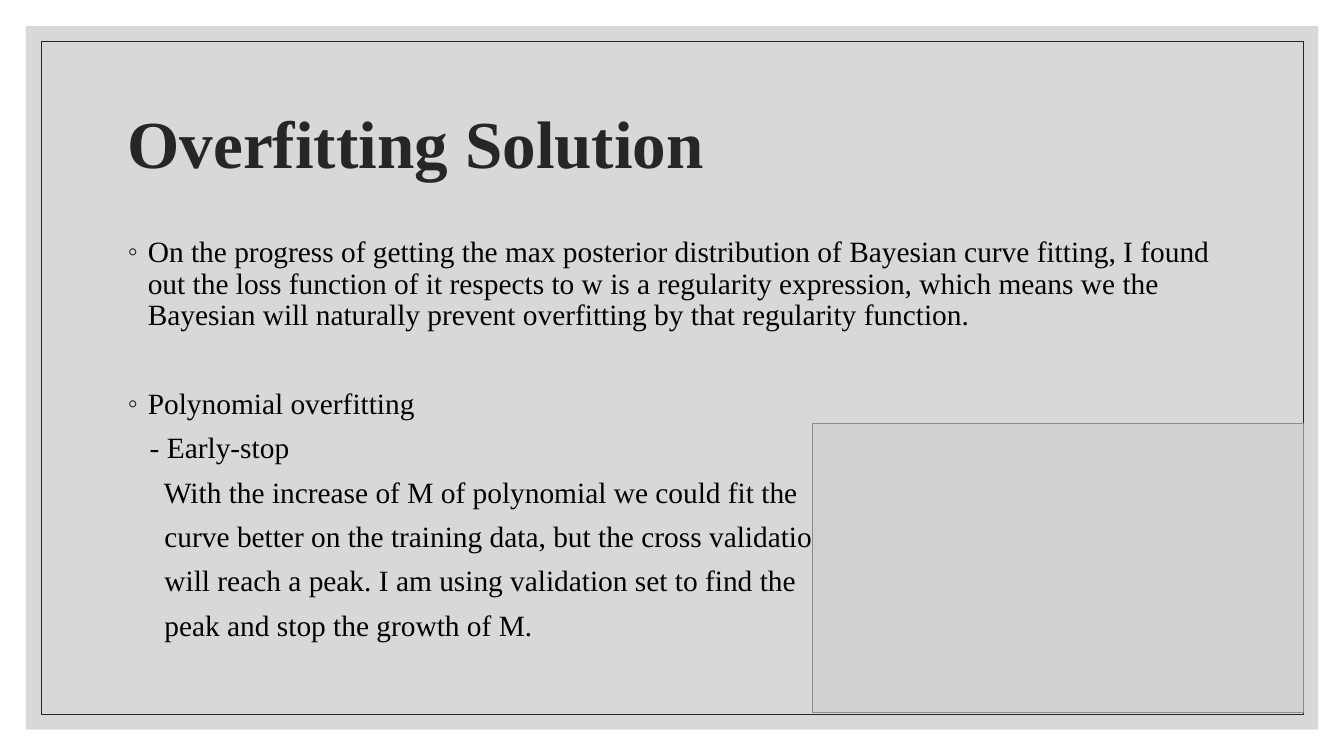
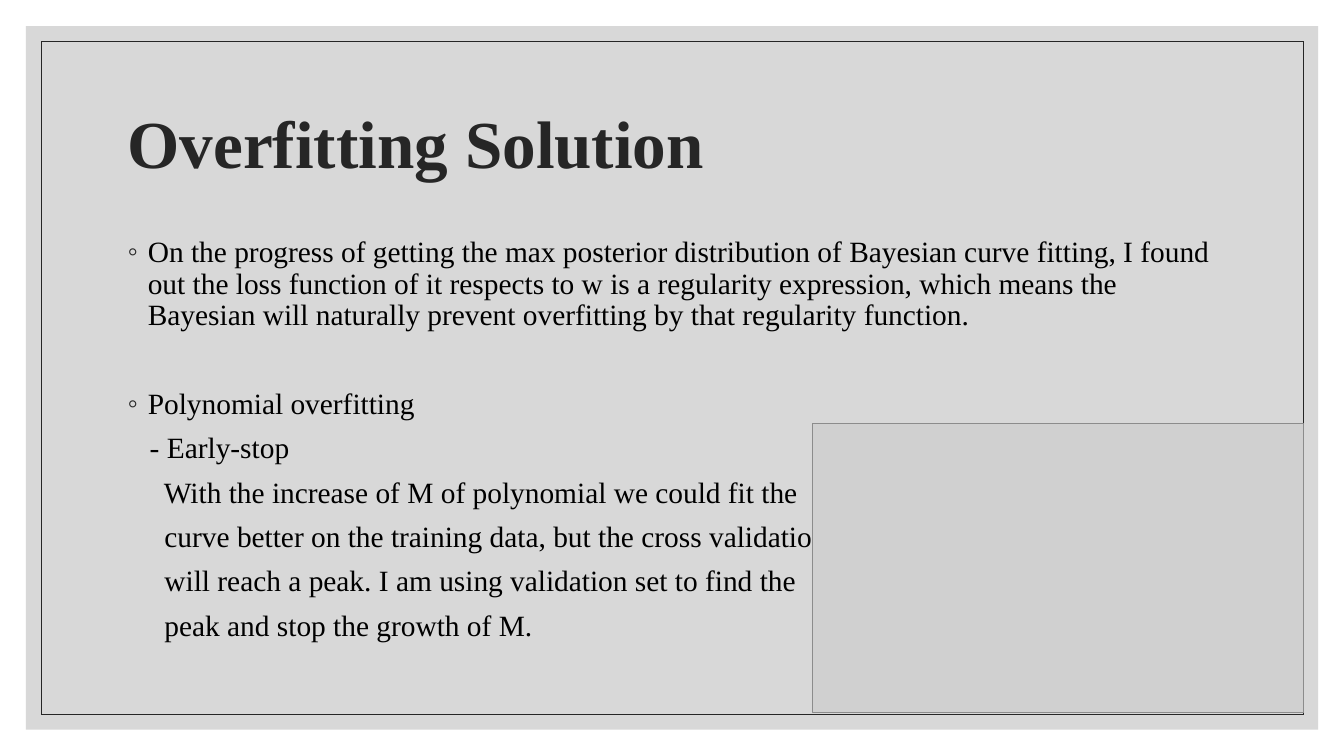
Before and after one commit to DazhiLi-hub/Dazhi-Project, a slide deck: slide 7 of Web-Application/Mid-term Presentation/Mid-term presentation.pptx. Drawn at 1344x756 pixels with LibreOffice and Linux fonts; fonts in the diff are those of the drawing; grey boxes stand for pictures. Boxes give left, top, right and bottom in pixels: in the first picture for what was removed or moved away, otherwise in the second. Text is boxed around its words. In the diff, an @@ line names an element or a change of style, - is before the commit and + after.

```diff
--- a/Web-Application/Mid-term Presentation/Mid-term presentation.pptx
+++ b/Web-Application/Mid-term Presentation/Mid-term presentation.pptx
@@ text at [148,241,1209,332]: text changed @@
-◦ On the progress of getting the max posterior distribution of Bayesian curve fitting, I found out the loss function of it respects to w is a regularity expression, which means we the Bayesian will naturally prevent overfitting by that regularity function.
+◦ On the progress of getting the max posterior distribution of Bayesian curve fitting, I found out the loss function of it respects to w is a regularity expression, which means the Bayesian will naturally prevent overfitting by that regularity function.
```
Also in this commit, not shown: 2 other slides changed, 2 other files.
